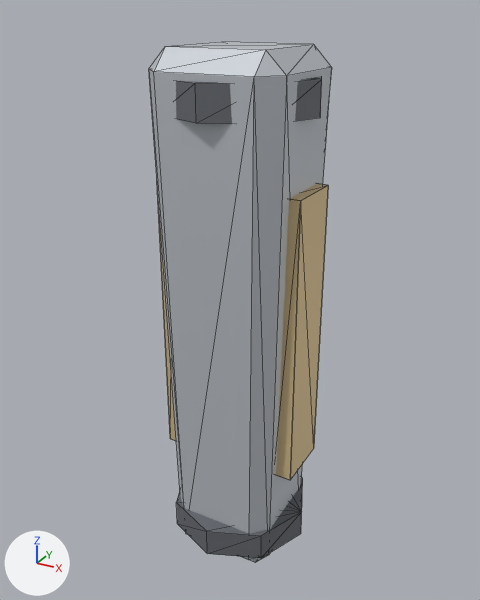
One commit to the glTF model assets/export/models/bastion.drop_front.glb: the scene before it, then after it.
The view is the same before and after, from a 50 mm lens placed at (1.91, -3.49, 1.92), pointed at (-0.03, 0.04, 0.15). The axes (+X, +Y, +Z) are drawn at lower left. The lights are the same throughout. The first picture is the older version. Mesh edges are drawn as thin lines. Vertices at exactly the same position are counted once.

The scene before the commit, as lines of its bpy script (objects in view):
```python
me_mesh_0 = bpy.data.meshes.new('Mesh_0')
me_mesh_0.from_pydata(...)  # 104 vertices, 188 faces; spans x -0.49..0.49, y -0.49..0.49, z -1.73..1.73
# faces by material slot: [44, 56, 88]
me_mesh_0.materials.append(mat_armor)  # light grey #c4c8ce
me_mesh_0.materials.append(mat_dark)  # grey #6f7379
me_mesh_0.materials.append(mat_trim)  # beige #ddc595
ob_mesh_0 = bpy.data.objects.new('Mesh_0', me_mesh_0)
ob_mesh_0.location = (0.0, 0.0, 0.0)
```
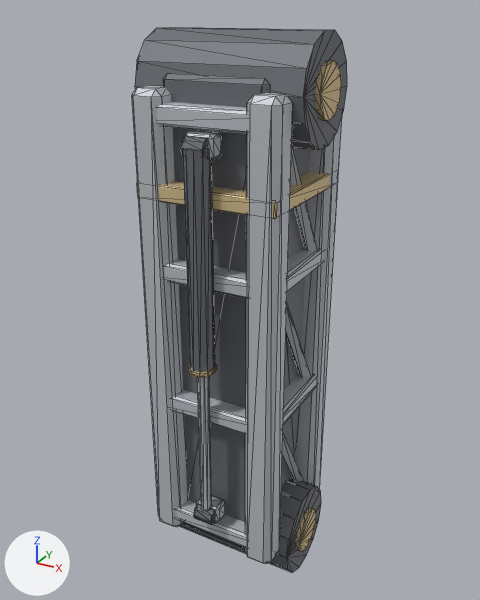
Where the change shows, as pixel boxes (x1, y1, x2, y2) in the pictures (480 x 600 px; the box of a moved part takes in the faces that stretch with it):
'Mesh_0', reshaped (17% wider): before (149, 42, 332, 563); after (132, 27, 347, 573)
part 1 of me_mesh_0, added: after (197, 377, 211, 511)
part 2 of me_mesh_0, added: after (180, 478, 321, 573)
part 3 of me_mesh_0, added: after (135, 27, 347, 150)
part 4 of me_mesh_0, added: after (183, 149, 215, 372)
part 5 of me_mesh_0, added: after (180, 136, 208, 158)
part 6 of me_mesh_0, added: after (193, 503, 215, 525)
part 7 of me_mesh_0, moved or reshaped (not visible afterwards): before (157, 189, 176, 441)
part 8 of me_mesh_0, moved or reshaped (not visible afterwards): before (276, 184, 328, 480)
part 9 of me_mesh_0, added (beige): after (296, 508, 316, 551)
part 10 of me_mesh_0, added (beige): after (315, 60, 341, 121)
part 11 of me_mesh_0, added: after (188, 364, 217, 378)
part 12 of me_mesh_0, added (beige): after (137, 172, 329, 219)
part 13 of me_mesh_0, rebuilt (20% narrower, 9% shorter): before (149, 42, 332, 563); after (163, 73, 310, 548)
part 14 of me_mesh_0, rebuilt: before (176, 478, 303, 558); after (177, 482, 307, 547)
part 15 of me_mesh_0, rebuilt: before (176, 76, 322, 124); after (157, 102, 248, 135)
part 16 of me_mesh_0, added: after (132, 85, 342, 564)

The change in detail:
me_mesh_0 is used by ob_mesh_0; location (0.0, 0.0, 0.0).
me_mesh_0 had 104 vertices, 188 faces and spanned x -0.49..0.49, y -0.49..0.49, z -1.73..1.73.
me_mesh_0 now has 708 vertices, 1284 faces and spans x -0.55..0.55, y -0.57..0.53, z -1.81..1.81.
me_mesh_0 part 1: a new loose piece, an 8-sided cylinder along z spanning x -0.036..0.036, y -0.526..-0.454, z -1.163..-0.105, in mat_armor (light grey #c4c8ce).
me_mesh_0 part 2: a new loose piece, a 14-sided cylinder along x spanning x -0.52..0.52, y -0.31..0.31, z -1.81..-1.21, in mat_dark (grey #6f7379).
me_mesh_0 part 3: a new loose piece, a 14-sided cylinder along x spanning x -0.52..0.52, y -0.31..0.31, z 1.21..1.81, in mat_dark (grey #6f7379).
me_mesh_0 part 4: a new loose piece, a 10-sided cylinder along z spanning x -0.08..0.08, y -0.56..-0.42, z -0.11..1.24, in mat_dark (grey #6f7379).
me_mesh_0 part 5: a new loose piece, an 8-sided cylinder along x spanning x -0.07..0.07, y -0.55..-0.43, z 1.19..1.3, in mat_dark (grey #6f7379).
me_mesh_0 part 6: a new loose piece, an 8-sided cylinder along x spanning x -0.07..0.07, y -0.55..-0.43, z -1.26..-1.15, in mat_dark (grey #6f7379).
me_mesh_0 part 7: the loose piece of 24 vertices spanning x -0.48..-0.36, y -0.2..0.2, z -0.95..0.95 is scaled about its middle by (1.06, 0.267, 0.0457), then moved by (0.62, 0.47, -0.46), in mat_dark (grey #6f7379).
me_mesh_0 part 8: the loose piece of 24 vertices spanning x 0.36..0.48, y -0.2..0.2, z -0.95..0.95 is scaled about its middle by (1.06, 0.267, 0.0457), then moved by (-0.22, 0.47, 0.46), in mat_dark (grey #6f7379).
me_mesh_0 part 9: a new loose piece, a 12-sided cylinder along x spanning x 0.505..0.545, y -0.155..0.155, z -1.663..-1.353, in mat_trim (beige #ddc595).
me_mesh_0 part 10: a new loose piece, a 12-sided cylinder along x spanning x 0.505..0.545, y -0.155..0.155, z 1.353..1.663, in mat_trim (beige #ddc595).
me_mesh_0 part 11: a new loose piece, a 10-sided cylinder along z spanning x -0.086..0.086, y -0.572..-0.408, z -0.105..-0.075, in mat_trim (beige #ddc595).
me_mesh_0 part 12: the loose piece of 24 vertices spanning x 0.36..0.48, y -0.2..0.2, z -0.95..0.95 is copied, and the copy is scaled about its middle by (7.4, 2.22, 0.0457), then moved by (-0.42, 0.0, 0.95); it spans x -0.45..0.45, y -0.45..0.45, z 0.9..1.0.
me_mesh_0 part 13: the loose piece of 24 vertices spanning x -0.42..0.42, y -0.42..0.42, z -1.73..1.73 is rebuilt with 24 vertices and now spans x -0.33..0.33, y -0.33..0.33, z -1.59..1.59, in mat_dark (grey #6f7379).
me_mesh_0 part 14: the loose piece of 16 vertices spanning x -0.49..0.49, y -0.49..0.49, z -1.57..-1.37 is rebuilt with 24 vertices and now spans x -0.44..0.44, y -0.44..0.44, z -1.44..-1.32, in mat_armor (light grey #c4c8ce).
me_mesh_0 part 15: the loose piece of 16 vertices spanning x -0.49..0.49, y -0.49..0.49, z 1.37..1.57 is rebuilt with 24 vertices and now spans x -0.44..0.44, y -0.44..0.44, z 1.32..1.44, in mat_armor (light grey #c4c8ce).
me_mesh_0 part 16: 324 vertices added at x -0.46..0.46, y -0.49..0.53, z -1.55..1.55.
Other edits to the shape of me_mesh_0 do not show in these pictures.
